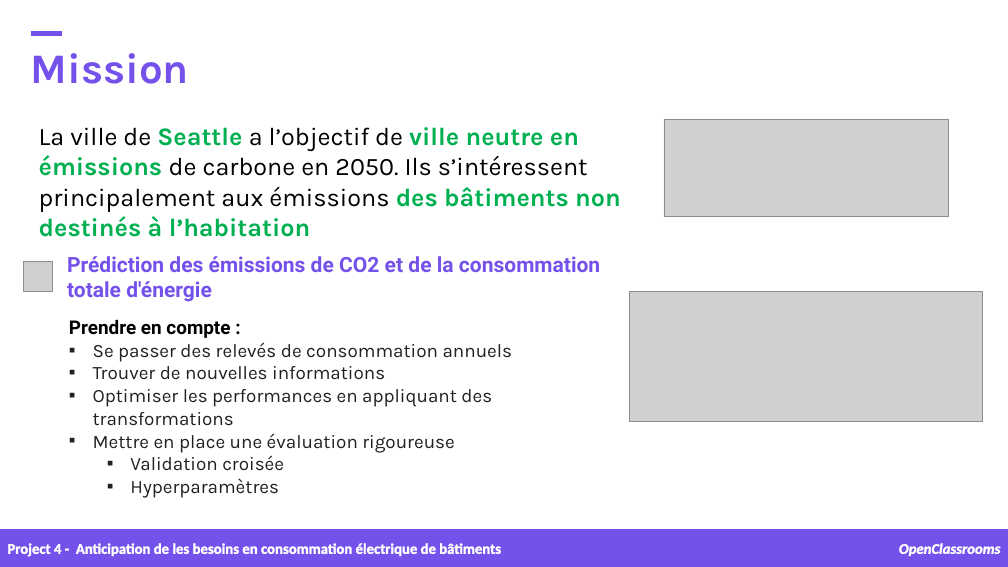
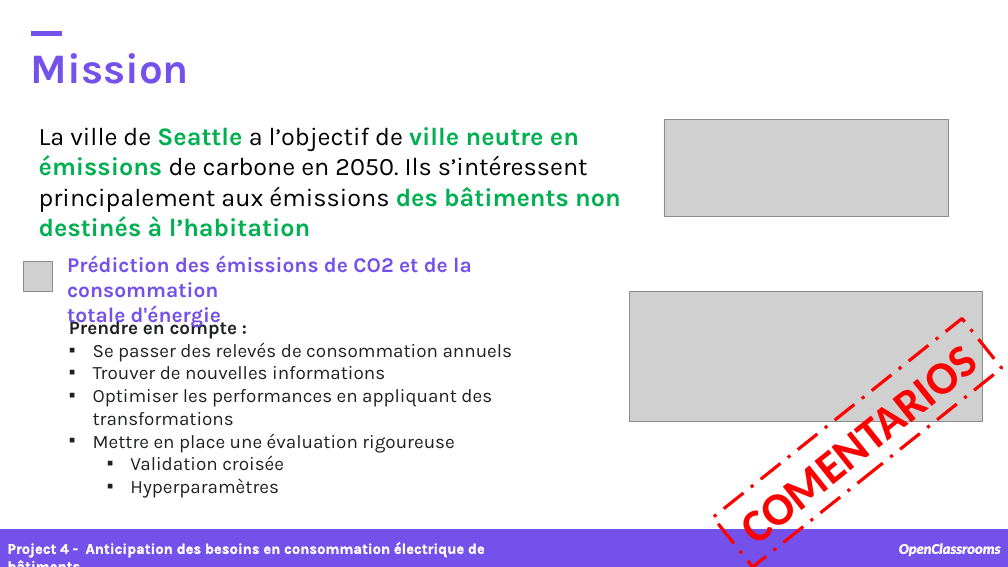
Before and after one commit to samirhinojosa/OC-P4-consumption-needs-of-buildings, a slide deck: slide 4 of supports/P4_presentation v1.pptx. Drawn at 1008x567 pixels with LibreOffice and Linux fonts; fonts in the diff are those of the drawing; grey boxes stand for pictures; background and template pictures are left out. Boxes give left, top, right and bottom in pixels: in the first picture for what was removed or moved away, otherwise in the second. Text is boxed around its words. In the diff, an @@ line names an element or a change of style, - is before the commit and + after.

```diff
--- a/supports/P4_presentation v1.pptx
+++ b/supports/P4_presentation v1.pptx
@@ text "Prédiction des émissions de CO2 ..." at (67,255,472,328): font Roboto to Karla @@
@@ text at (69,317,238,339): font Roboto to Karla, text colour #000000 to #202124 in "Prendre en compte :" @@
@@ rectangle added at (713,319,1002,567), outline #FF0000 3 pt dashed, 44 pt, text #FF0000, bold @@
+COMENTARIOS
@@ text at (7,542,485,558): text changed; font Calibri to Karla @@
-Project 4 - Anticipation de les besoins en consommation électrique de bâtiments
+Project 4 - Anticipation des besoins en consommation électrique de bâtiments
```
Also in this commit, not shown: 6 other slides changed, 15 slides added, 1 slide removed, 55 other files.
